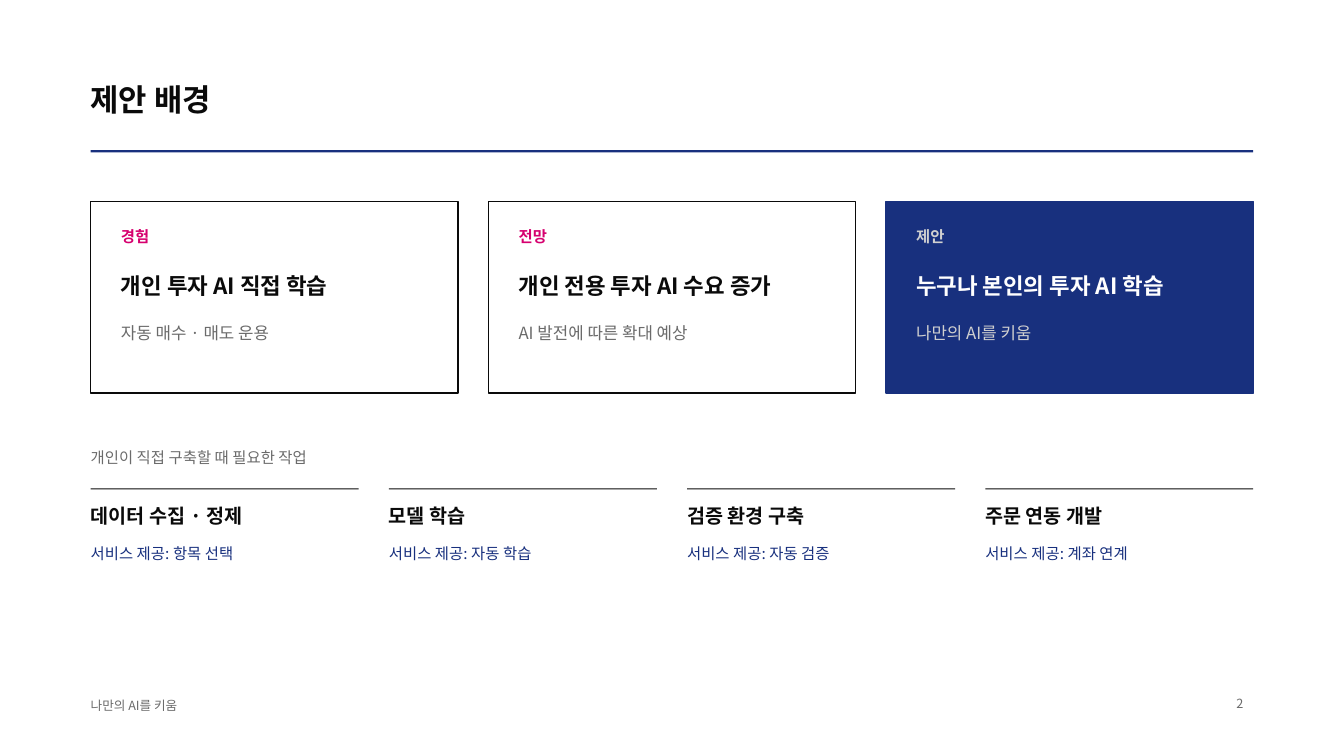
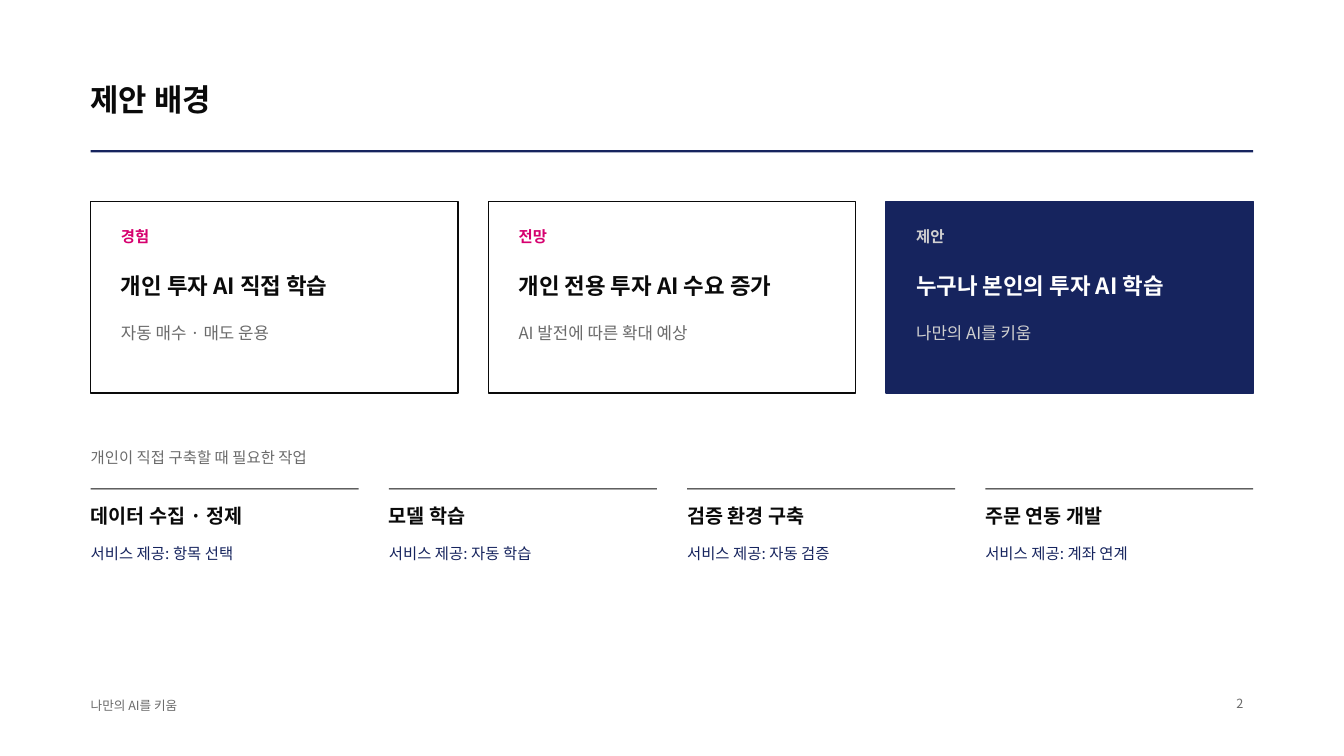
Before and after one commit to kjhoeakjy/why-kw, a slide deck: slide 2 of docs/deck/WhyKiwoom_AI_FACTORY.pptx. Drawn at 1344x756 pixels with LibreOffice and Linux fonts; fonts in the diff are those of the drawing. Boxes give left, top, right and bottom in pixels: in the first picture for what was removed or moved away, otherwise in the second. Text is boxed around its words. In the diff, an @@ line names an element or a change of style, - is before the commit and + after.

```diff
--- a/docs/deck/WhyKiwoom_AI_FACTORY.pptx
+++ b/docs/deck/WhyKiwoom_AI_FACTORY.pptx
@@ line (91, 151) - (1253, 151): stroke #18307E 1.5 pt to #16245E 1.5 pt @@
@@ rectangle at [886,202,1253,393]: fill #18307E to #16245E; outline #18307E 1 pt to #16245E 1 pt @@
@@ text colour #18307E to #16245E in 4 elements at [91,546,233,561], [389,546,531,561], [687,546,829,561], [985,546,1127,561] @@
```
Also in this commit, not shown: 5 other slides changed, 10 other files.
